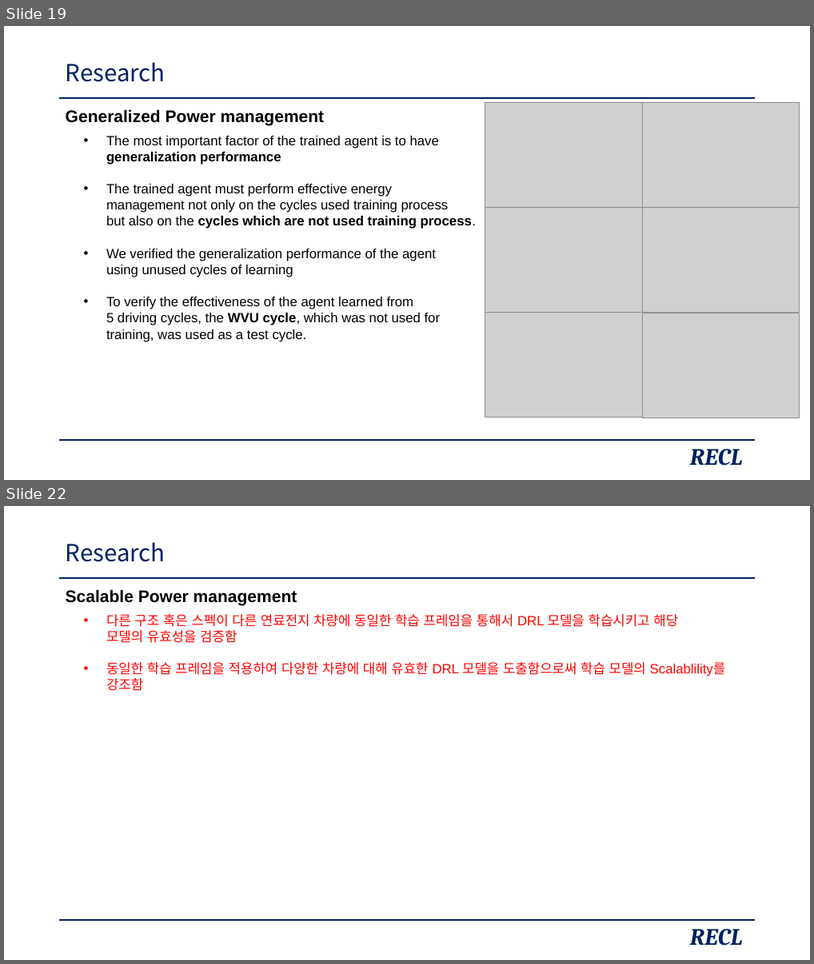
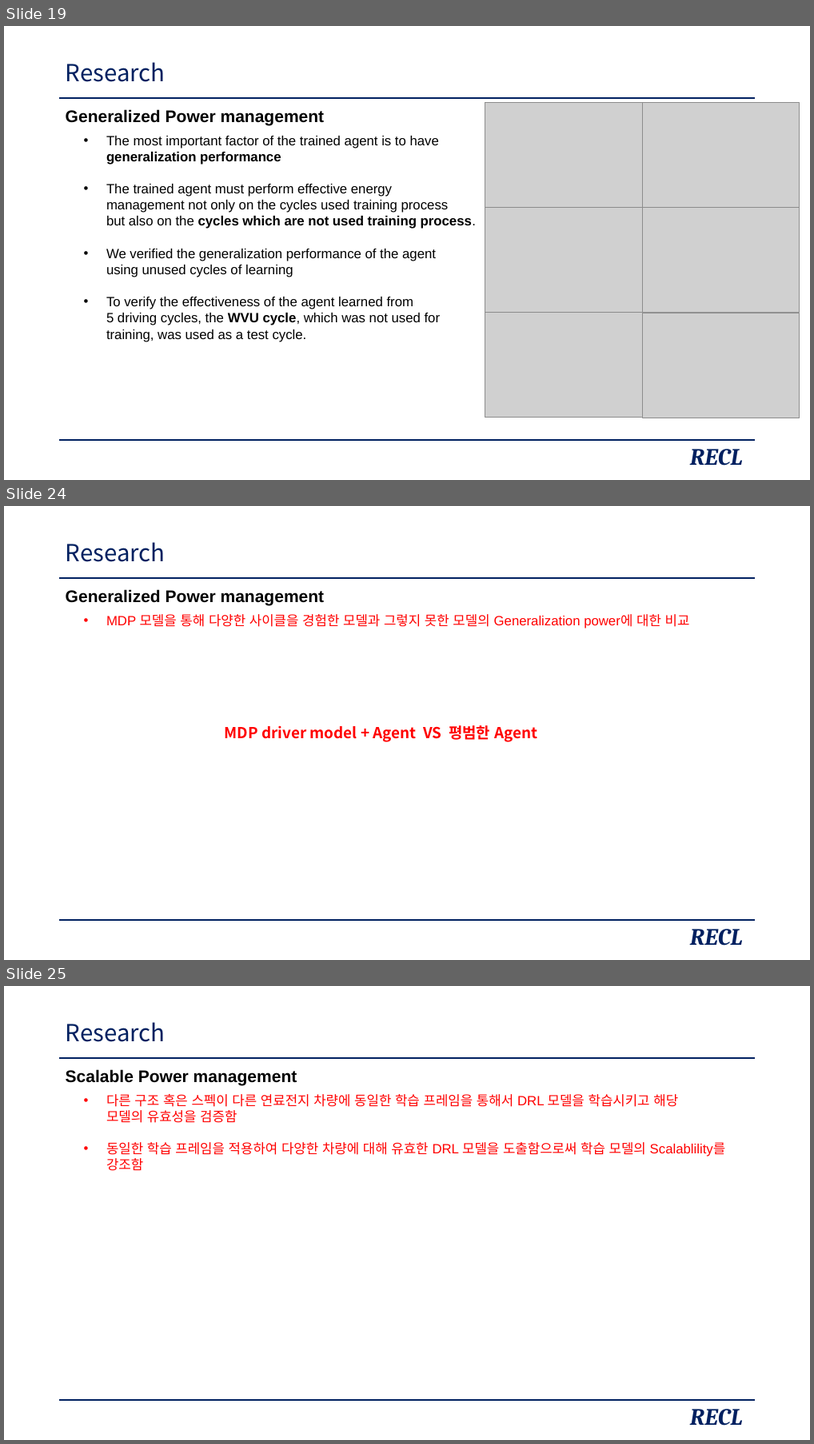
Before and after one commit to zidane89/experiment, a slide deck: 발표자료_초안.pptx. Shown one above the other, each under a label of ours: slides 19 and 22 before the commit, slides 19, 24 and 25 after it; the slides between them are not shown. The pictures are 814x964 and 814x1444 pixels, drawn with LibreOffice and Linux fonts; fonts in the diff are those of the drawing; grey boxes stand for pictures. Boxes give left, top, right and bottom in pixels: in the first picture for what was removed or moved away, otherwise in the second. Text is boxed around its words. In the diff, an @@ line names an element or a change of style, - is before the commit and + after.

```diff
--- a/발표자료_초안.pptx
+++ b/발표자료_초안.pptx
@@ slide 24 added at bbox=[4, 506, 810, 960], background #FFFFFF; not listed: 2 template elements that a slide beside it also shows @@
@@ title added at bbox=[66, 542, 166, 562], 28 pt, text #002060 @@
+Research
@@ text added at bbox=[66, 589, 325, 605], 20 pt, text #000000, bold @@
+Generalized Power management
@@ text added at bbox=[106, 614, 690, 628], 16 pt, text #FF0000 @@
+• MDP 모델을 통해 다양한 사이클을 경험한 모델과 그렇지 못한 모델의 Generalization power에 대한 비교
@@ text added at bbox=[225, 725, 538, 742], 18 pt, text #FF0000, bold @@
+MDP driver model + Agent VS 평범한 Agent
@@ text added at bbox=[690, 928, 743, 945], 28 pt, text #002060, bold, italic @@
+RECL
@@ what was slide 22 is now slide 25 @@
```
Also in this commit, not shown: 2 slides changed, 2 other slides added.
